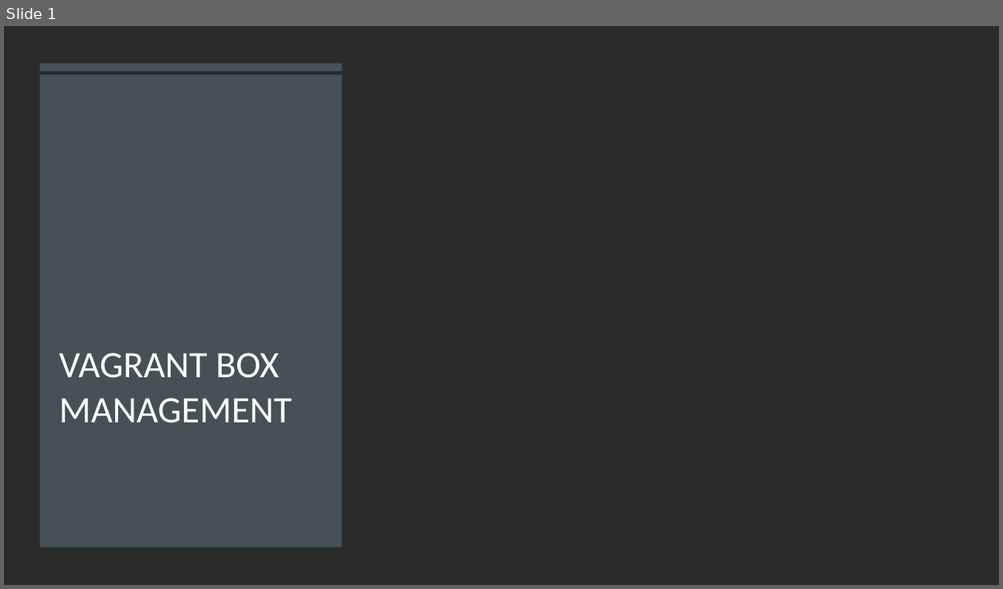
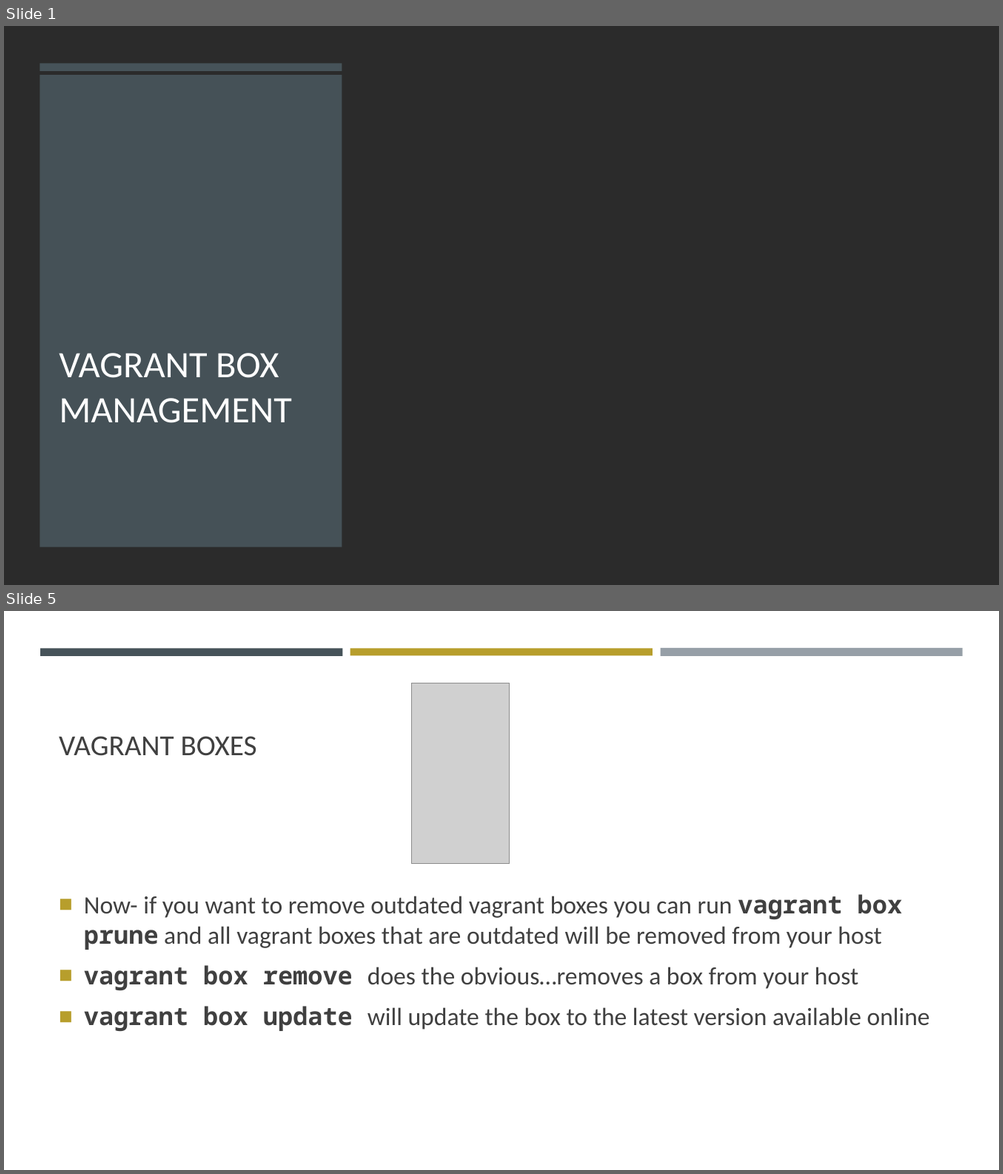
Before and after one commit to ferninphilly/accelebrate-vagrant-docker, a slide deck: module03/presentationThree.pptx. Shown one above the other, each under a label of ours: slide 1 before the commit, slides 1 and 5 after it; the slides between them are not shown. The pictures are 1003x589 and 1003x1174 pixels, drawn with LibreOffice and Linux fonts; fonts in the diff are those of the drawing; grey boxes stand for pictures; background and template pictures are left out; a plain dark background stands for a picture behind light text. Boxes give left, top, right and bottom in pixels: in the first picture for what was removed or moved away, otherwise in the second. Text is boxed around its words. In the diff, an @@ line names an element or a change of style, - is before the commit and + after.

```diff
--- a/module03/presentationThree.pptx
+++ b/module03/presentationThree.pptx
@@ slide 5 added at (4,611,999,1170), background #FFFFFF @@
@@ rectangle added at (40,648,343,655), fill #465359 @@
@@ rectangle added at (350,648,652,655), fill #B79E2C @@
@@ rectangle added at (660,648,962,657), fill #969FA7 @@
@@ picture added at (412,684,509,865) @@
@@ title added at (59,736,257,756), 28 pt, text #404040 @@
+VAGRANT BOXES
@@ text added at (84,894,930,1032), 24 pt, text #404040 @@
+■ Now- if you want to remove outdated vagrant boxes you can run vagrant box prune and all vagrant boxes that are outdated will be removed from your host
+■ vagrant box remove does the obvious…removes a box from your host
+■ vagrant box update will update the box to the latest version available online
```
Also in this commit, not shown: 2 slides changed, 14 other slides added.
